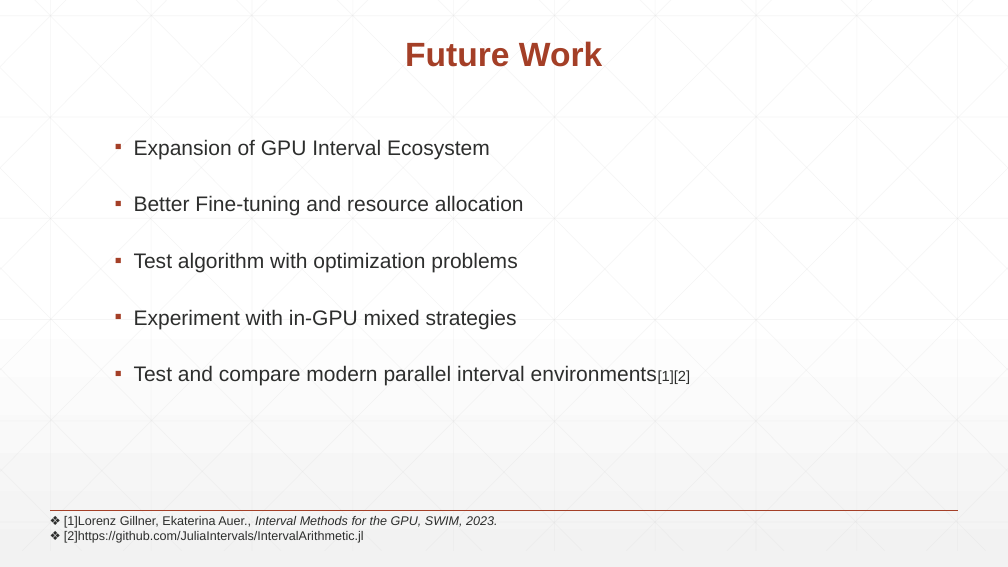
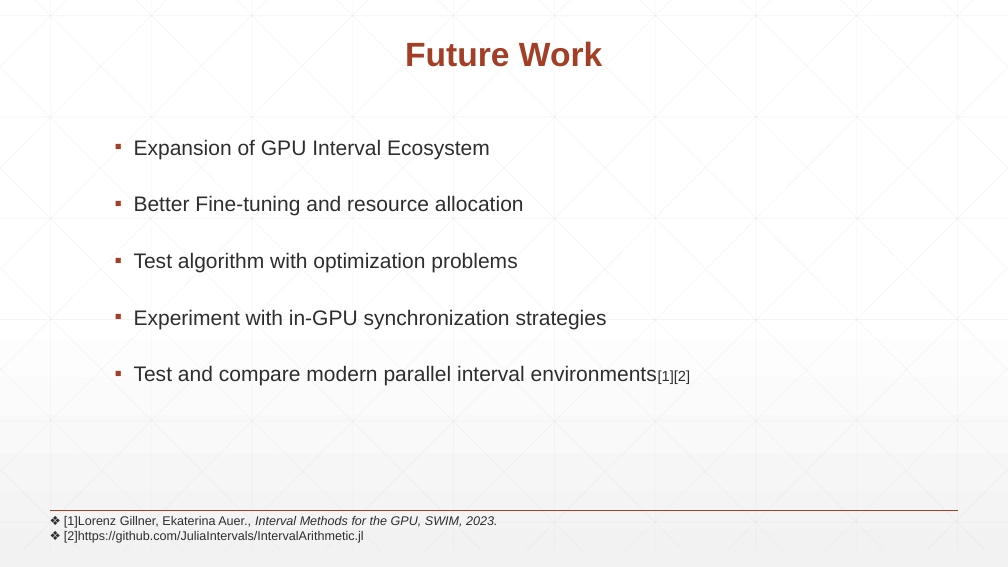
Before and after one commit to knasiotis/postgraduate_thesis, a slide deck: slide 58 of thesis/presentation.pptx (slide 54 before the commit). Drawn at 1008x567 pixels with LibreOffice and Linux fonts; fonts in the diff are those of the drawing. Boxes give left, top, right and bottom in pixels: in the first picture for what was removed or moved away, otherwise in the second. Text is boxed around its words. In the diff, an @@ line names an element or a change of style, - is before the commit and + after.

```diff
--- a/thesis/presentation.pptx
+++ b/thesis/presentation.pptx
@@ text at (134,309,607,329): text changed @@
-▪ Experiment with in-GPU mixed strategies
+▪ Experiment with in-GPU synchronization strategies
```
Also in this commit, not shown: 27 other slides changed, 17 slides added, 11 slides removed, 1 other file.
